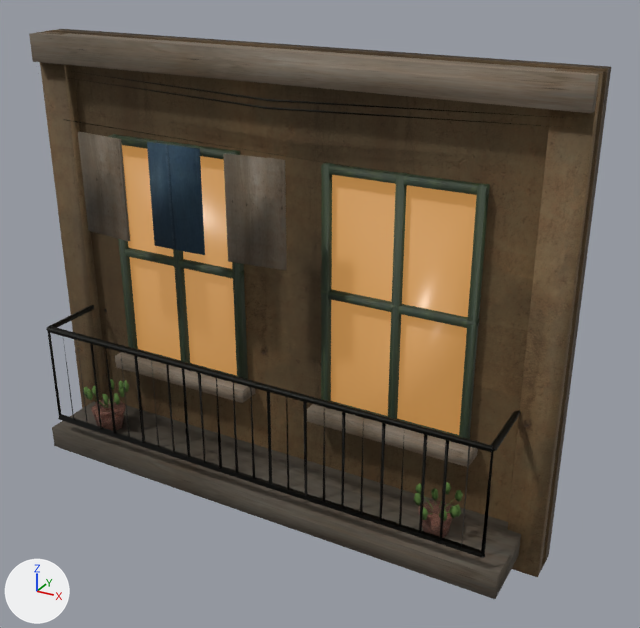
A saved change to the glTF model examples/game-hanoi-city/assets/hq/buildings/mat_tien_tang_01_lod1.glb.
Rendered twice from a 50 mm camera at (5.01, -4.95, 4.01) aimed at (2.32, -0.07, 1.57). The lights are fixed; the arrows at lower left show +X, +Y and +Z. The picture after the commit comes second. Vertices at exactly the same position are counted once.

In view in the first picture: 'mat_tien_tang_01.001'.
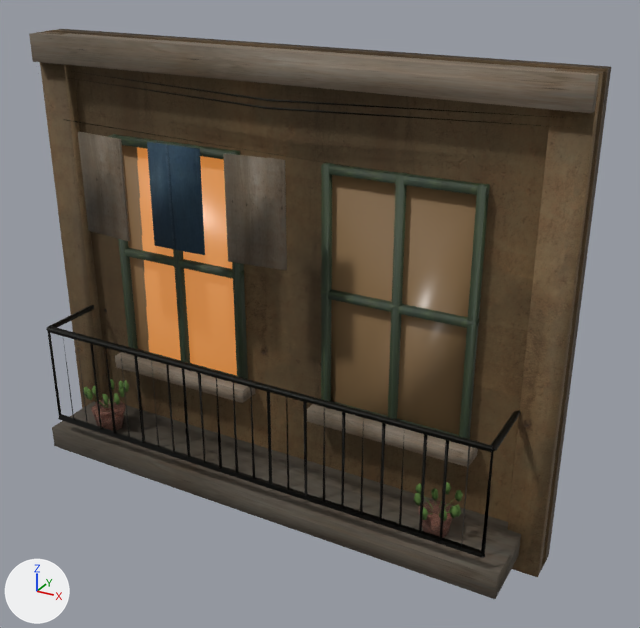
Where the change shows, as pixel boxes [x1, y1, x2, y2] in the pictures (640 x 628 px):
'mat_tien_tang_01.001', surface changed (orange to brown): [119, 142, 480, 439] in both
part 1 of me_front_masonry_002, surface changed (orange to brown): [122, 145, 477, 435] in both

What changed in the scene script:
```text
Add img_hanoi_window_emission:
    img_hanoi_window_emission = load_image('hanoi_window_emission', '_unpacked/hanoi_window_emission', 256, 128, 'sRGB')
Change mat_window_glow:
    where n0 = _N.new('ShaderNodeBsdfPrincipled'); n0.name = 'Principled BSDF'
    remove n0.inputs[27].default_value = (0.4, 0.19, 0.05, 1.0)  # 'Emission Color', brown #aa793f
    n0.inputs[28].default_value: 1.0 -> 0.5  # 'Emission Strength'
    add n2 = _N.new('ShaderNodeTexImage'); n2.name = 'Image Texture'
    add n2.image = img_hanoi_window_emission
    add _L.new(n2.outputs[0], n0.inputs[27])  # 'Color' to 'Emission Color'
Change me_front_masonry_002:
    where me_front_masonry_002.from_pydata(...)  # 578 vertices, 739 faces; spans x 0.0..4.0, y -0.6..0.18, z 0.0..3.3
    used by ob_mat_tien_tang_01_001; location = (0.0, 0.0, 0.0)
    me_front_masonry_002 part 1: texture (UV) coordinates of 24 of 739 faces, centred in x 0.6..3.4, y -0.02..0.06, z 0.86..2.58, changed; they spanned u 0.01..0.24, v 0.26..0.49 and now span u 0.0..1.0, v 0.01..0.99
```
